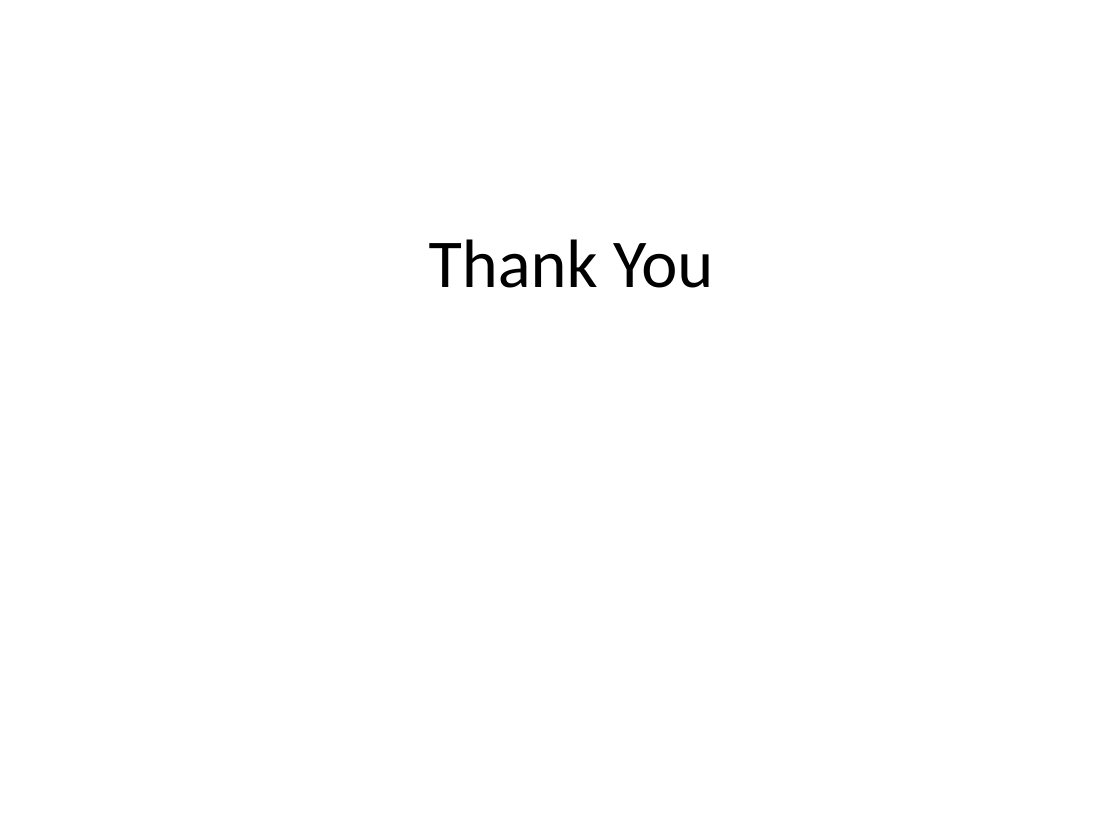
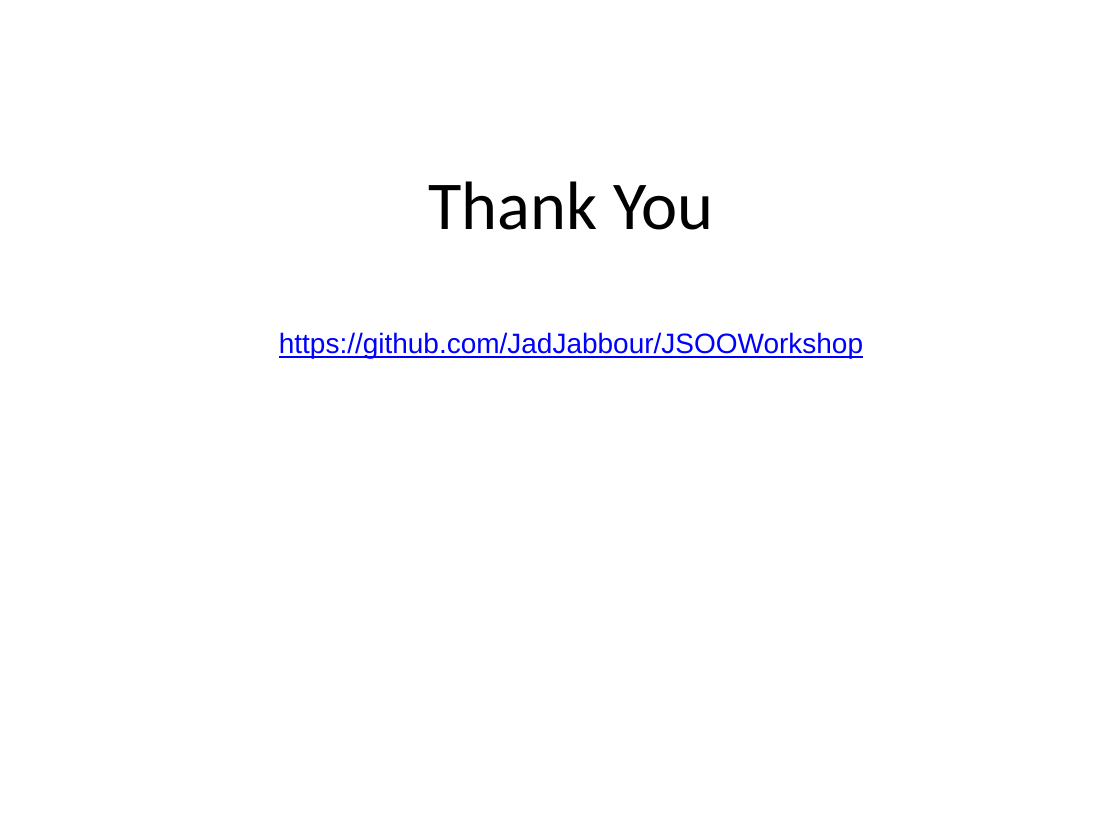
Before and after one commit to JadJabbour/JSOOWorkshop, a slide deck: slide 17 of JavaScript OO.pptx. Drawn at 1120x840 pixels with LibreOffice and Linux fonts; fonts in the diff are those of the drawing. Boxes give left, top, right and bottom in pixels: in the first picture for what was removed or moved away, otherwise in the second. Text is boxed around its words. In the diff, an @@ line names an element or a change of style, - is before the commit and + after.

Commit message:
second commit

```diff
--- a/JavaScript OO.pptx
+++ b/JavaScript OO.pptx
@@ text at [279, 332, 863, 358]: paragraph added @@
+https://github.com/JadJabbour/JSOOWorkshop
```
